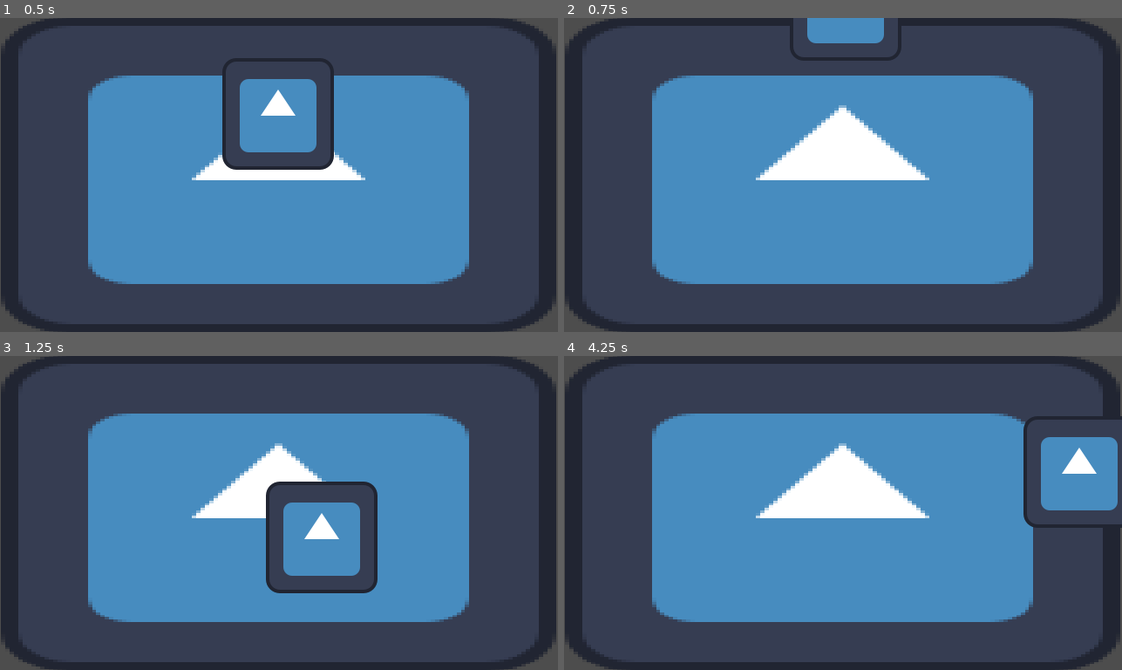
Above: before the commit, frames 1-4 (two rows, left to right).
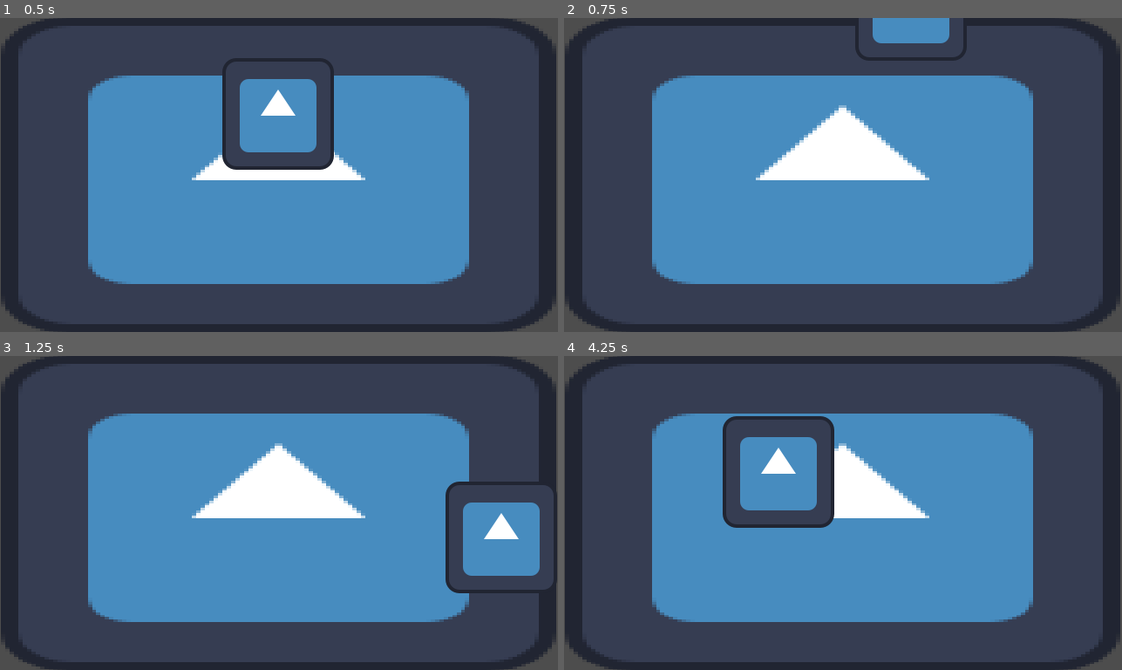
Above: after the commit, the same moments.

Repository: omaranwr/gmtk-gamejam-2025
Game: Godot game, scene res://main.tscn
The game is run twice, just before and just after one commit, with the same random seed, the same clock (stepped at 60 frames per second) and the same inputs. The engine's default icon, where the game draws it, is replaced by a stand-in: a white triangle on a blue panel in a dark square.
Inputs:
- Up to frame 1 (0.5 s): no input
- Up to frame 2 (0.75 s): hold Right (ui_right) from 0.53 s (still down)
- Up to frame 3 (1.25 s): keep holding Right (ui_right)
- Up to frame 4 (4.25 s): release Right (ui_right) at 1.28 s; hold Left (ui_left) 1.28-2.03 s; hold Right (ui_right) 2.03-3.53 s; hold Left (ui_left) from 3.53 s (still down)

Frame 1 is identical in both runs. In frame 2, 2.5% of the frame differs, in the area x 40-73%, y 0-14%; in frame 3, 10%, in the area x 47-100%, y 40-76%; in frame 4, 9.3%.

Commit message:
add world border

Diff:
--- a/car.gd
+++ b/car.gd
@@ -1,11 +1,18 @@
 extends CharacterBody2D
 
+@export var ms_to_max_speed: float = 100
+@export var ms_to_stop: float = 50
+
 var direction: float = 0
-@export var speed: float = 200
-@export var friction: float = 200
+var speed: float = 200
+var friction: float = 200
 @export var max_speed: float = 500
 
 func _ready() -> void:
+
+	speed = max_speed / (ms_to_max_speed / 1000)
+	friction = max_speed / (ms_to_stop / 1000)
+
 	speed += friction
 
 func _physics_process(delta: float) -> void:
--- a/main.tscn
+++ b/main.tscn
@@ -1,7 +1,9 @@
-[gd_scene load_steps=3 format=3 uid="uid://bw5m1gnsjw1mq"]
+[gd_scene load_steps=4 format=3 uid="uid://bw5m1gnsjw1mq"]
 
 [ext_resource type="Texture2D" uid="uid://dycxup6jyctwy" path="res://icon.svg" id="1_ig7tw"]
 [ext_resource type="PackedScene" uid="uid://j7x12o6cbgvx" path="res://car.tscn" id="2_0xm2m"]
+
+[sub_resource type="WorldBoundaryShape2D" id="WorldBoundaryShape2D_0xm2m"]
 
 [node name="Main" type="Node2D"]
 
@@ -12,3 +14,14 @@
 
 [node name="Car" parent="." instance=ExtResource("2_0xm2m")]
 position = Vector2(319, 360)
+
+[node name="WorldBorders" type="StaticBody2D" parent="."]
+
+[node name="CollisionShape2D" type="CollisionShape2D" parent="WorldBorders"]
+rotation = 1.5708
+shape = SubResource("WorldBoundaryShape2D_0xm2m")
+
+[node name="CollisionShape2D2" type="CollisionShape2D" parent="WorldBorders"]
+position = Vector2(640, 0)
+rotation = -1.5708
+shape = SubResource("WorldBoundaryShape2D_0xm2m")
